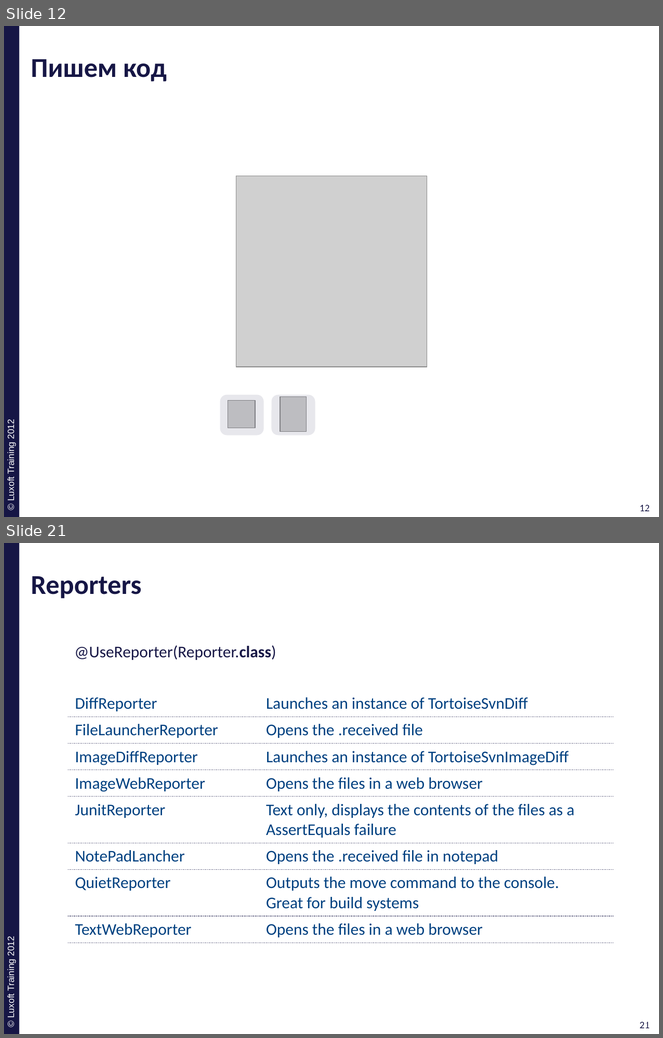
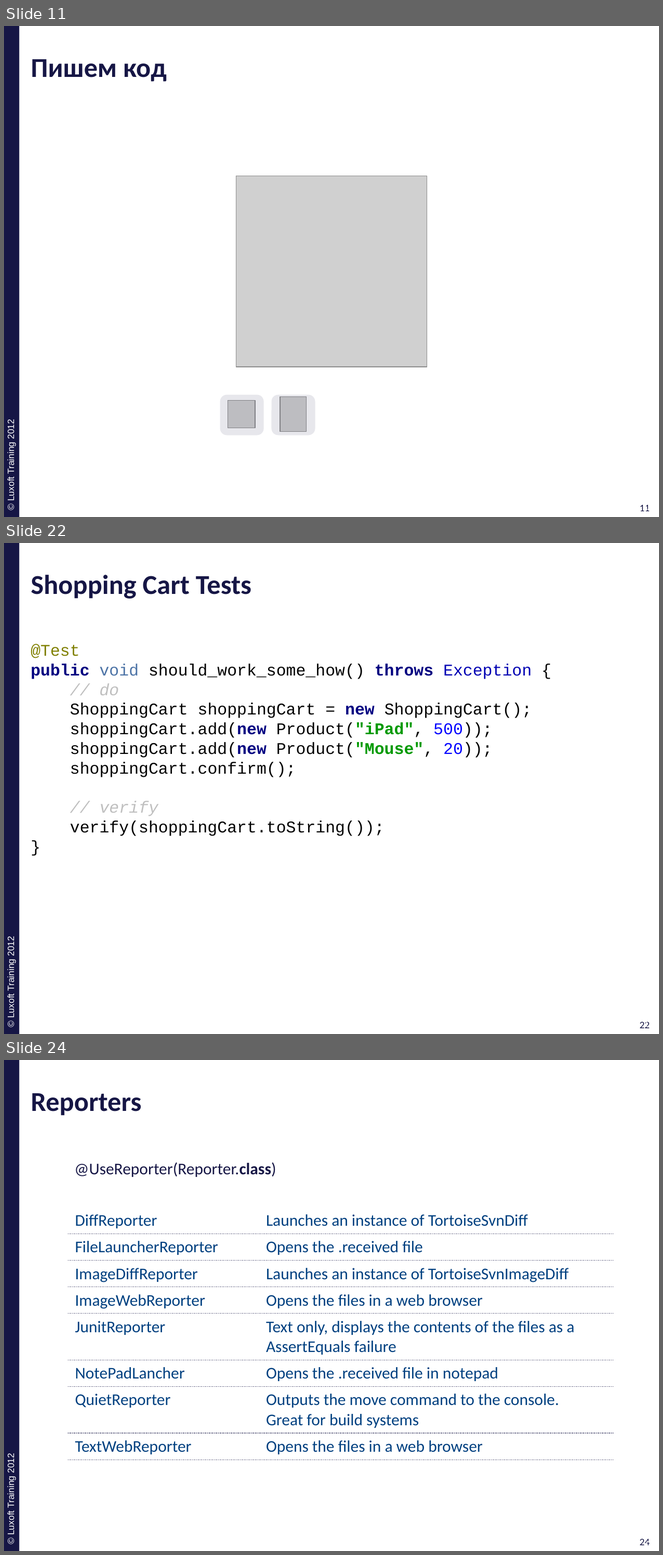
Before and after one commit to ivan-dyachenko/Trainings, a slide deck: Test Driven Development/materials/pptx/10. TDD-Approval.pptx. Shown one above the other, each under a label of ours: slides 12 and 21 before the commit, slides 11, 22 and 24 after it; the slides between them are not shown. The pictures are 663x1038 and 663x1555 pixels, drawn with LibreOffice and Linux fonts; fonts in the diff are those of the drawing; grey boxes stand for pictures; background and template pictures are left out. Boxes give left, top, right and bottom in pixels: in the first picture for what was removed or moved away, otherwise in the second. Text is boxed around its words. In the diff, an @@ line names an element or a change of style, - is before the commit and + after.

```diff
--- a/Test Driven Development/materials/pptx/10. TDD-Approval.pptx
+++ b/Test Driven Development/materials/pptx/10. TDD-Approval.pptx
@@ slide 22 added at (4,543,659,1034), background #FFFFFF; not listed: 4 template elements that a slide beside it also shows @@
@@ title added at (31,575,252,599), 30 pt, text #161645, bold @@
+Shopping Cart Tests
@@ text added at (31,644,532,836), 18 pt, text #000000 @@
+@Test
+public void should_work_some_how() throws Exception {
+// do
+ShoppingCart shoppingCart = new ShoppingCart();
+shoppingCart.add(new Product("iPad", 500));
+shoppingCart.add(new Product("Mouse", 20));
+shoppingCart.confirm();
+// verify
+verify(shoppingCart.toString());
+}
@@ what was slide 12 is now slide 11 @@
@@ page number at (640,505,650,512): text changed @@
-12
+11
@@ page number at (644,505,653,512): text changed @@
-12
+11
@@ what was slide 21 is now slide 24 @@
@@ page number at (640,1539,650,1546): text changed @@
-21
+24
@@ page number at (643,1539,653,1546): text changed @@
-21
+24
```
Also in this commit, not shown: 7 slides changed, 6 other slides added, 4 slides removed, 13 other files.
